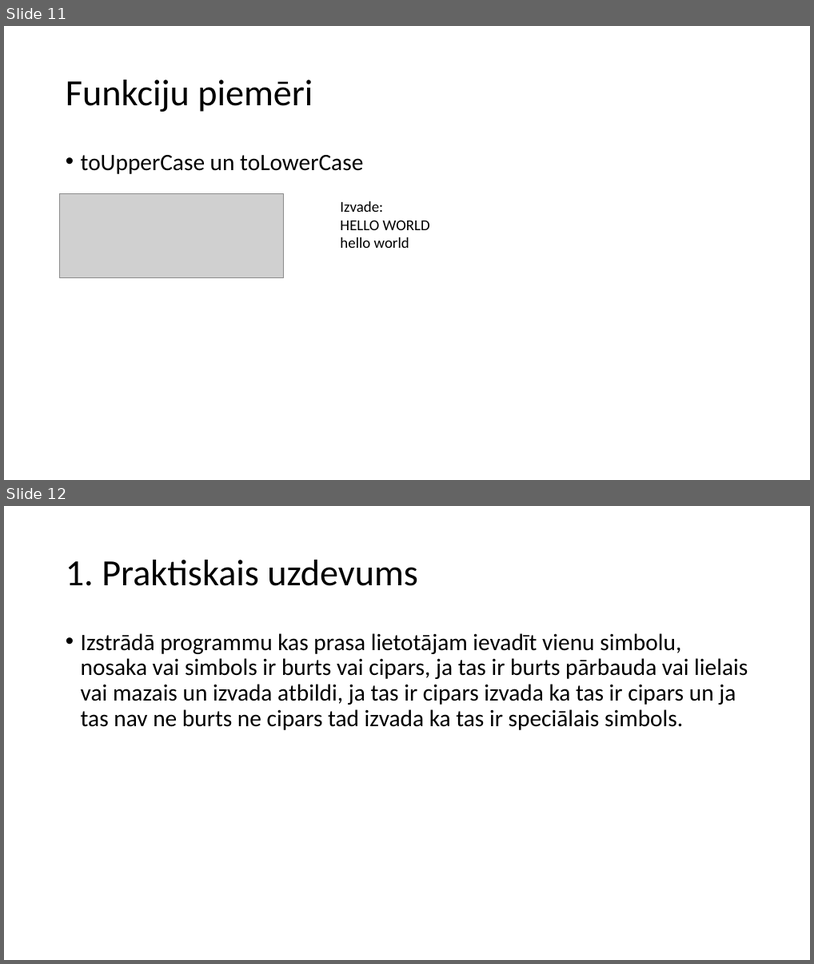
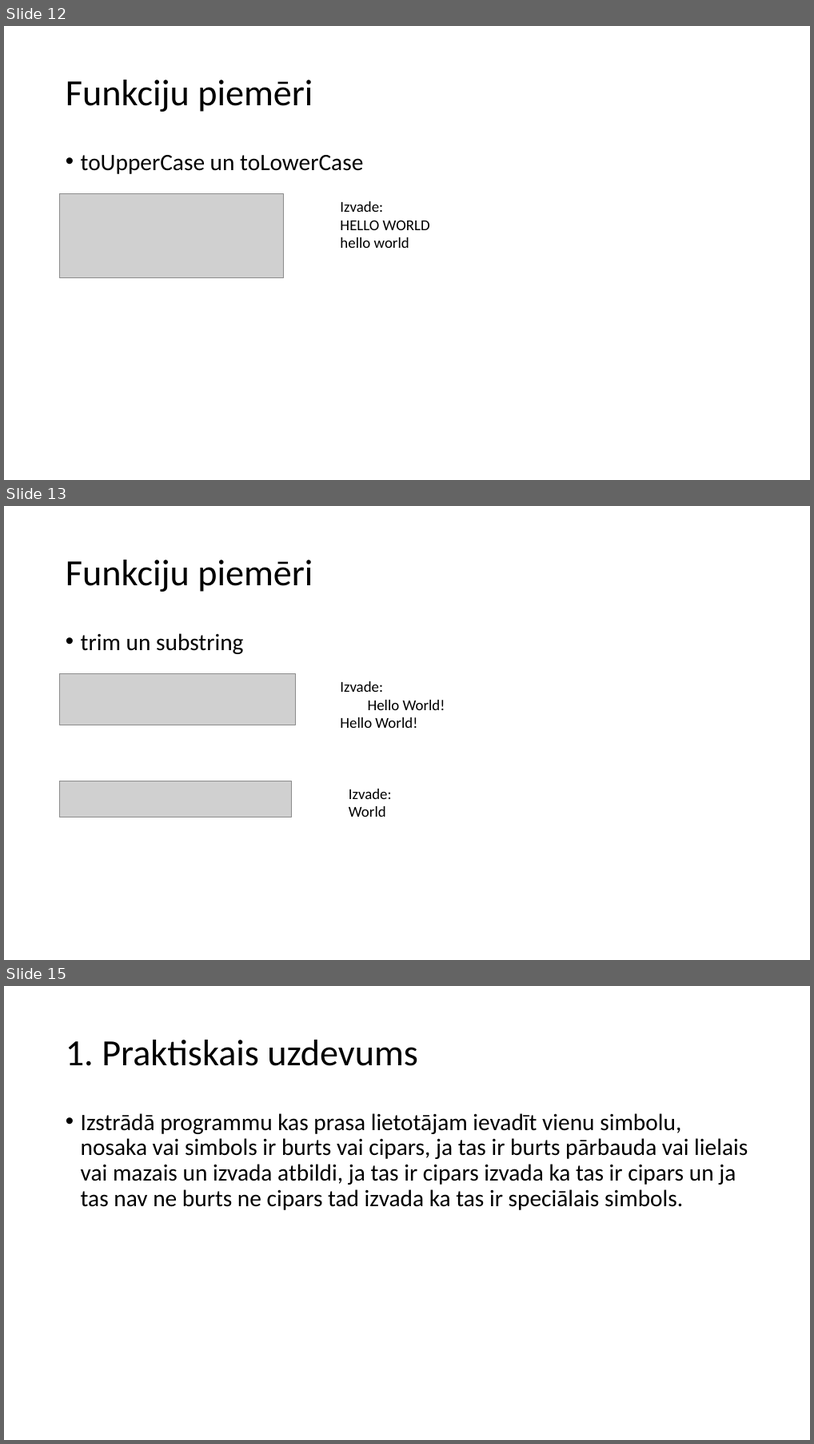
Before and after one commit to minime556/Eksamens, a slide deck: MacibuMaterialsProgEks.pptx. Shown one above the other, each under a label of ours: slides 11 and 12 before the commit, slides 12, 13 and 15 after it; the slides between them are not shown. The pictures are 814x964 and 814x1444 pixels, drawn with LibreOffice and Linux fonts; fonts in the diff are those of the drawing; grey boxes stand for pictures. Boxes give left, top, right and bottom in pixels: in the first picture for what was removed or moved away, otherwise in the second. Text is boxed around its words. In the diff, an @@ line names an element or a change of style, - is before the commit and + after.

```diff
--- a/MacibuMaterialsProgEks.pptx
+++ b/MacibuMaterialsProgEks.pptx
@@ slide 13 added at box(4, 506, 810, 960), background #FFFFFF @@
@@ title added at box(66, 560, 313, 592), 44 pt, text #000000 @@
+Funkciju piemēri
@@ text added at box(81, 633, 243, 654), 28 pt, text #000000 @@
+• trim un substring
@@ picture added at box(60, 673, 296, 724) @@
@@ text added at box(340, 681, 446, 728), 18 pt, text #000000 @@
+Izvade:
+Hello World!
+Hello World!
@@ picture added at box(60, 780, 291, 816) @@
@@ text added at box(349, 788, 392, 816), 18 pt, text #000000 @@
+Izvade:
+World
@@ what was slide 11 is now slide 12 @@
@@ what was slide 12 is now slide 15 @@
```
Also in this commit, not shown: 2 slides changed, 2 other slides added, 1 other file.
